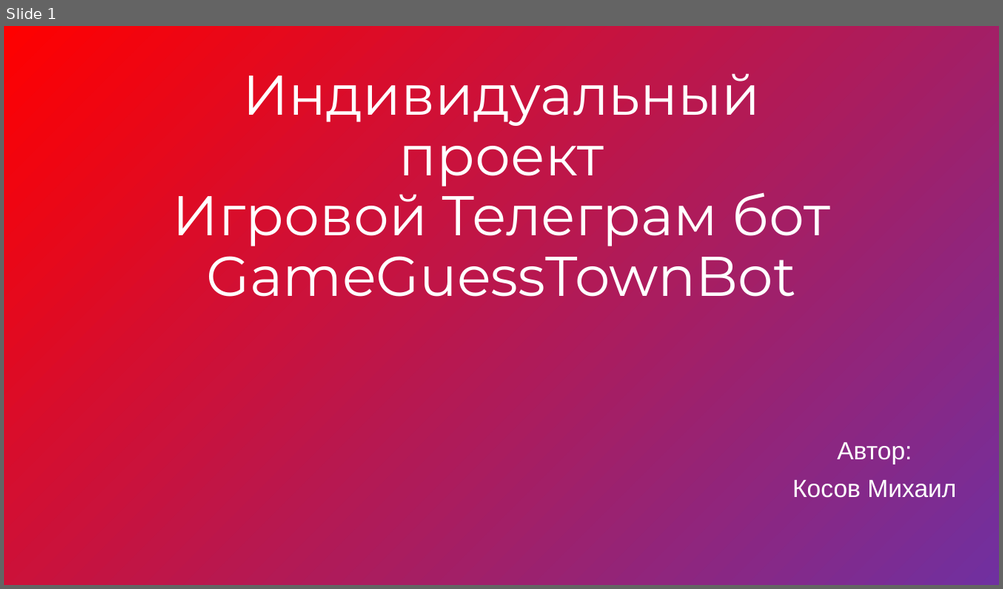
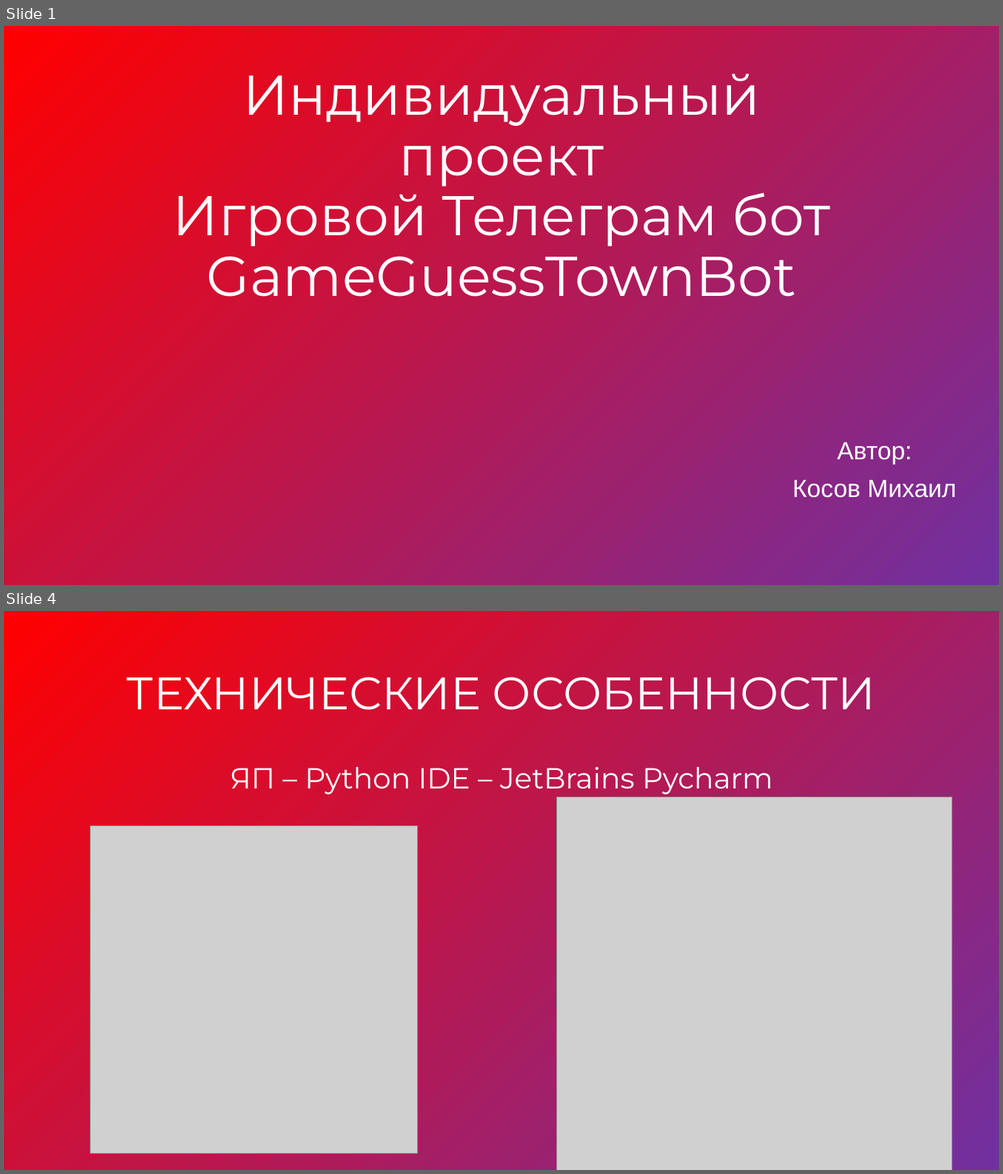
Before and after one commit to TaH4ukHero/IndividualProject, a slide deck: Abt Project/Преза инвид проект.pptx. Shown one above the other, each under a label of ours: slide 1 before the commit, slides 1 and 4 after it; the slides between them are not shown. The pictures are 1003x589 and 1003x1174 pixels, drawn with LibreOffice and Linux fonts; fonts in the diff are those of the drawing; grey boxes stand for pictures. Boxes give left, top, right and bottom in pixels: in the first picture for what was removed or moved away, otherwise in the second. Text is boxed around its words. In the diff, an @@ line names an element or a change of style, - is before the commit and + after.

```diff
--- a/Abt Project/Преза инвид проект.pptx
+++ b/Abt Project/Преза инвид проект.pptx
@@ slide 4 added at (4,611,999,1170), background gradient #FF0000 to #7030A0 @@
@@ title added at (127,677,876,710), 44 pt, text #FFFFFF @@
+ТЕХНИЧЕСКИЕ ОСОБЕННОСТИ
@@ text added at (230,767,773,795), 28 pt, text #FFFFFF @@
+ЯП – Python IDE – JetBrains Pycharm
@@ picture added at (557,797,951,1170) @@
@@ picture added at (90,826,418,1153) @@
```
Also in this commit, not shown: 4 other slides added, 4 slides removed, 4 other files.
